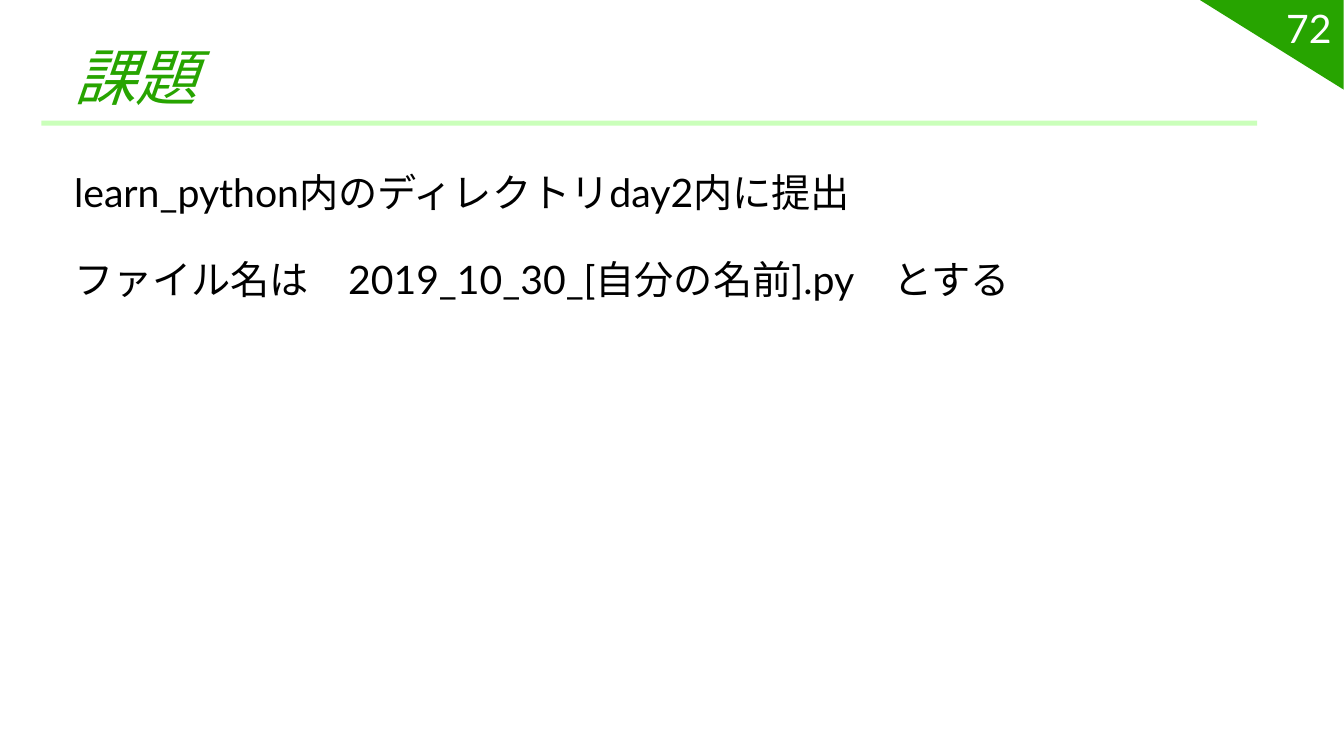
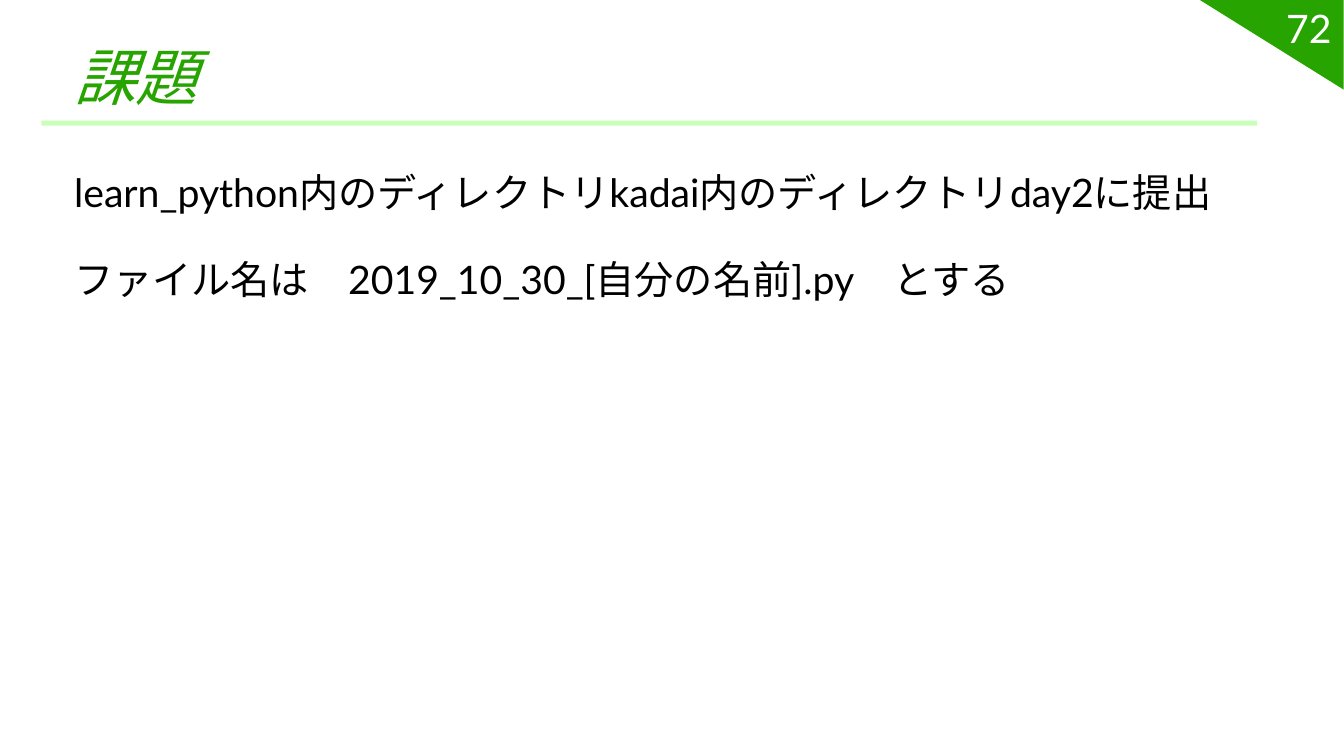
Before and after one commit to challenge-site-kamonohashi/learn_python, a slide deck: slide 72 of powerpoint/第4回 if for while try.pptx. Drawn at 1344x756 pixels with LibreOffice and Linux fonts; fonts in the diff are those of the drawing. Boxes give left, top, right and bottom in pixels: in the first picture for what was removed or moved away, otherwise in the second. Text is boxed around its words. In the diff, an @@ line names an element or a change of style, - is before the commit and + after.

```diff
--- a/powerpoint/第4回 if for while try.pptx
+++ b/powerpoint/第4回 if for while try.pptx
@@ text at (74,173,1211,214): text changed @@
-learn_python内のディレクトリday2内に提出
+learn_python内のディレクトリkadai内のディレクトリday2に提出
```
Also in this commit, not shown: 1 other file.
